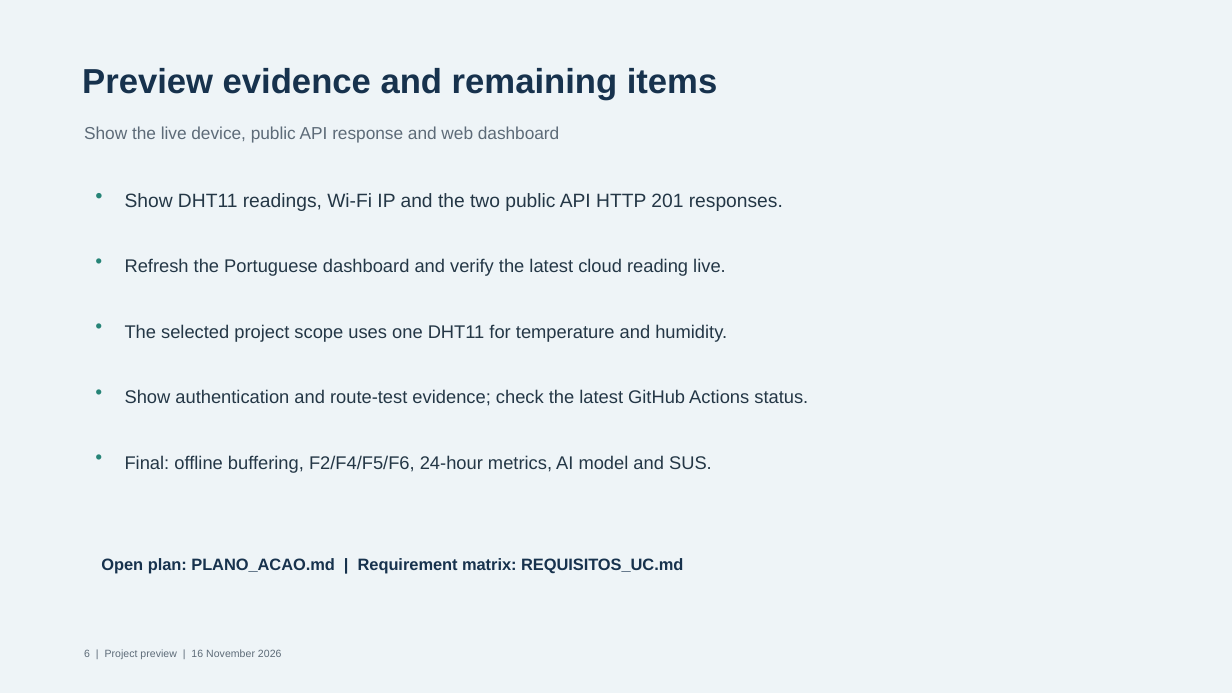
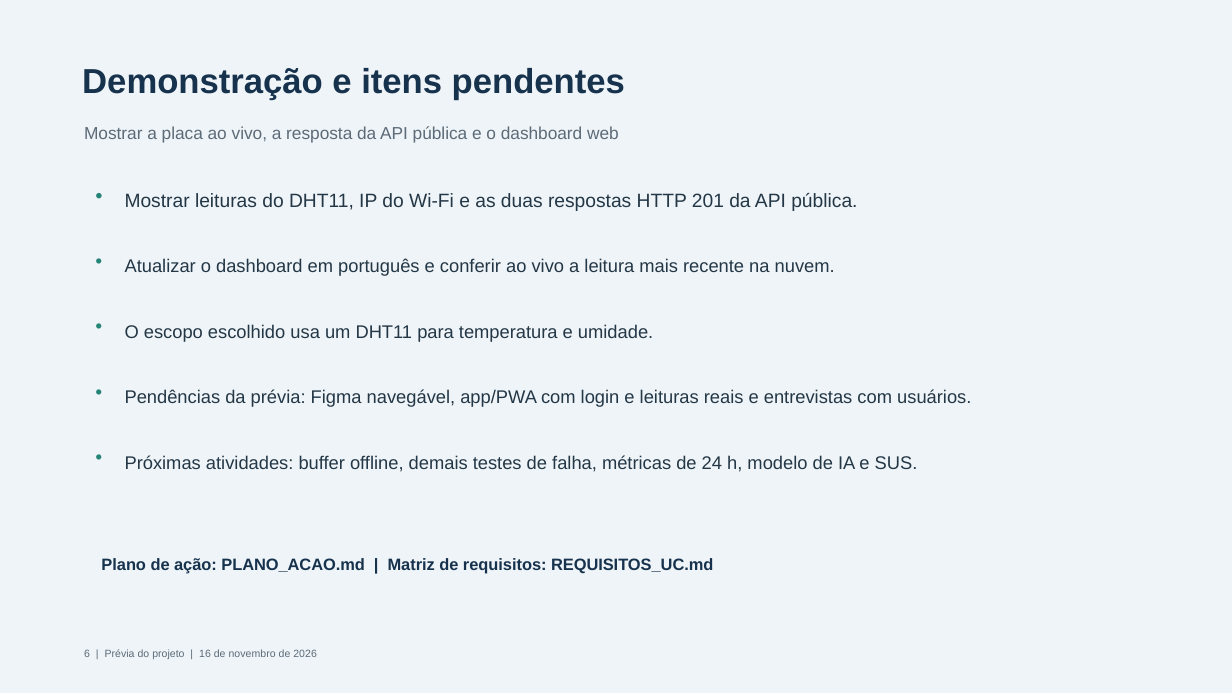
Before and after one commit to JoelsonJose/Monitoramento-de-Temperatura-e-Umidade, a slide deck: slide 6 of entregas/Apresentacao_Previa_IoT.pptx. Drawn at 1232x693 pixels with LibreOffice and Linux fonts; fonts in the diff are those of the drawing. Boxes give left, top, right and bottom in pixels: in the first picture for what was removed or moved away, otherwise in the second. Text is boxed around its words. In the diff, an @@ line names an element or a change of style, - is before the commit and + after.

```diff
--- a/entregas/Apresentacao_Previa_IoT.pptx
+++ b/entregas/Apresentacao_Previa_IoT.pptx
@@ text at (82, 68, 625, 100): text changed @@
-Preview evidence and remaining items
+Demonstração e itens pendentes
@@ text at (84, 126, 619, 143): text changed @@
-Show the live device, public API response and web dashboard
+Mostrar a placa ao vivo, a resposta da API pública e o dashboard web
@@ text at (125, 193, 857, 211): text changed @@
-Show DHT11 readings, Wi-Fi IP and the two public API HTTP 201 responses.
+Mostrar leituras do DHT11, IP do Wi-Fi e as duas respostas HTTP 201 da API pública.
@@ text at (125, 258, 835, 276): text changed @@
-Refresh the Portuguese dashboard and verify the latest cloud reading live.
+Atualizar o dashboard em português e conferir ao vivo a leitura mais recente na nuvem.
@@ text at (125, 324, 653, 342): text changed @@
-The selected project scope uses one DHT11 for temperature and humidity.
+O escopo escolhido usa um DHT11 para temperatura e umidade.
@@ text at (125, 389, 971, 407): text changed @@
-Show authentication and route-test evidence; check the latest GitHub Actions status.
+Pendências da prévia: Figma navegável, app/PWA com login e leituras reais e entrevistas com usuários.
@@ text at (125, 455, 918, 472): text changed @@
-Final: offline buffering, F2/F4/F5/F6, 24-hour metrics, AI model and SUS.
+Próximas atividades: buffer offline, demais testes de falha, métricas de 24 h, modelo de IA e SUS.
@@ text at (101, 558, 713, 574): text changed @@
-Open plan: PLANO_ACAO.md | Requirement matrix: REQUISITOS_UC.md
+Plano de ação: PLANO_ACAO.md | Matriz de requisitos: REQUISITOS_UC.md
@@ text at (84, 649, 317, 659): text changed @@
-6 | Project preview | 16 November 2026
+6 | Prévia do projeto | 16 de novembro de 2026
```
Also in this commit, not shown: 3 other slides changed, 2 slides added, 2 slides removed, 11 other files.
